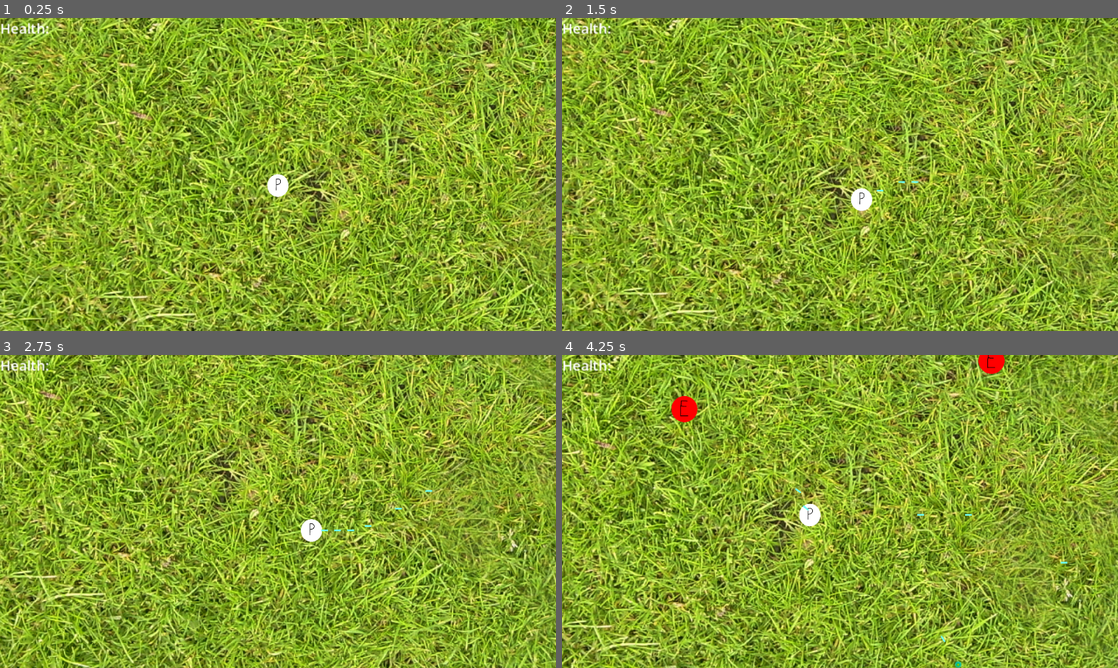
Above: before the commit, frames 1-4 (two rows, left to right).
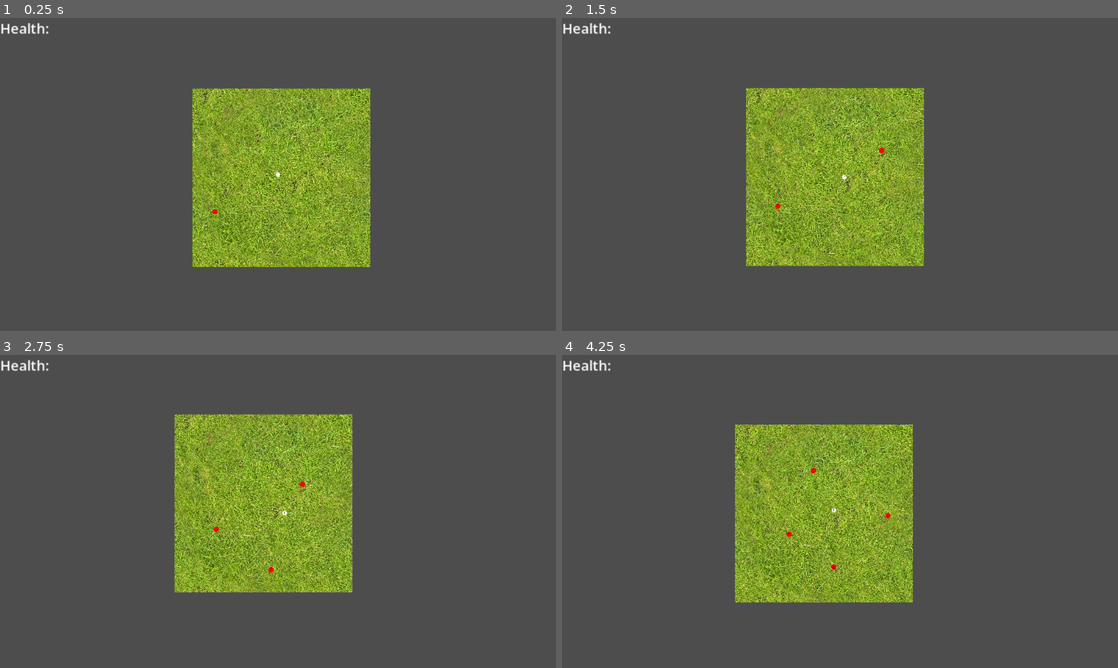
Above: after the commit, the same moments.

Repository: Josephisgr8/simple-survivors
Game: Godot game, scene res://Scenes/game.tscn
The game is run twice, just before and just after one commit, with the same random seed, the same clock (stepped at 60 frames per second) and the same inputs.
Inputs:
- Up to frame 1 (0.25 s): no input
- Up to frame 2 (1.5 s): tap Enter at 0.5 s; hold D (Right) 0.53-1.28 s; hold S (Down) from 1.28 s (still down)
- Up to frame 3 (2.75 s): release S (Down) at 2.03 s; hold D (Right) from 2.03 s (still down)
- Up to frame 4 (4.25 s): release D (Right) at 2.78 s; hold W (Up) 2.78-3.53 s; hold A (Left) from 3.53 s (still down)

The runs differ from the first frame. In frame 1, 95% of the frame differs, in the area x 0-100%, y 0-100%; in frame 2, 95%; in frame 3, 95%; in frame 4, 95%.

Commit message:
Prevented enemies from spawning too close to player.
Enemies now check if they will spawn too close to player before spawning in. Left room for multiple [nonSpawnPositions] in the future. This will need fixing with multiple nonSpawnPositions, as currently the Dictionary is cleared before updating the player's new position.

Diff:
--- a/Scenes/game.tscn
+++ b/Scenes/game.tscn
@@ -4120,12 +4120,12 @@
 
 [node name="Player" parent="." unique_id=1538371056 instance=ExtResource("2_qxrlw")]
 unique_name_in_owner = true
-position = Vector2(1084, 1095)
+position = Vector2(984, 986)
 scale = Vector2(0.5, 0.5)
 
 [node name="Camera2D" type="Camera2D" parent="Player" unique_id=1588687579]
-position = Vector2(0, -49.999878)
-zoom = Vector2(0.5, 0.5)
+position = Vector2(0, 0.00012207031)
+zoom = Vector2(0.1, 0.1)
 position_smoothing_enabled = true
 position_smoothing_speed = 2.0
 
--- a/Scripts/enemy.gd
+++ b/Scripts/enemy.gd
@@ -1,4 +1,5 @@
 extends Area2D
+class_name Enemy
 
 #signals
 signal HittingPlayer()
--- a/Scripts/enemy_manager.gd
+++ b/Scripts/enemy_manager.gd
@@ -10,8 +10,11 @@
 var enemyList: Array[Area2D]
 var maxEnemies := 5
 var enemyRespawnTimeSecs := 1.0
+var nonSpawnPositions: Dictionary[Vector2, float]
+var spawnPositionMaxDist: float = 1000
+var maxNumberOfEnemySpawnAttempts = 5
 var enemyPushoffForce := 3
-var enemyDifficultyIncreaseTimerSecs := 3
+var enemyDifficultyIncreaseTimerSecs := 10.0
 var enemyDifficultyIncreaseScale := 0.05
 var spawnGroundsX: Vector2i = Vector2i(0, 2016)
 var spawnGroundsY: Vector2i = Vector2i(0, 2016)
@@ -48,7 +51,10 @@
 
 
 #for telling each enemy the player's position
-func updateEnemyList(pos) -> void:
+func updateEnemyList(pos: Vector2, rad: float) -> void:
+	#update nonspawnlocation so enemied dont spawn near player
+	nonSpawnPositions.clear()
+	nonSpawnPositions[pos] = rad * rad
 	for enemy in enemyList:
 		enemy.updatePlayerPos(pos)
 		#also get and set push vector
@@ -66,7 +72,6 @@
 		enemy.updatePushOffset(pushOffset)
 
 func _onEnemyDifficultyIncreaseTimeElapsed():
-	print(enemySizeScale, enemySpeedMultiplier, enemyDamageMultiplier, enemyMaxHealthMult, xpValueMult)
 
 	enemySizeScale += (enemySizeScale * enemyDifficultyIncreaseScale)
 	enemySpeedMultiplier += (enemySpeedMultiplier * enemyDifficultyIncreaseScale)
@@ -74,7 +79,6 @@
 	enemyMaxHealthMult += (enemyMaxHealthMult * enemyDifficultyIncreaseScale)
 	xpValueMult += (xpValueMult * enemyDifficultyIncreaseScale)
 
-	print(enemySizeScale, enemySpeedMultiplier, enemyDamageMultiplier, enemyMaxHealthMult, xpValueMult)
 
 func findEnemyNearestPlayer(position, rng):
 	#loop through enemies and find shortest distance that is also in given range
@@ -104,11 +108,34 @@
 	enemyList.erase(enemy)
 	enemy.queue_free()
 
+func _isPositionSpawnable(pos: Vector2) -> bool:
+	for position in nonSpawnPositions:
+		if pos.distance_squared_to(position) < nonSpawnPositions[position]:
+			return false
+	return true
+
+func _getValidSpawnPosition(attempts: int):
+	for i in range(attempts):
+			#pick a random spawnAnchor
+			var spawnAnchorPosition: Vector2 = nonSpawnPositions.keys()[randi_range(0, nonSpawnPositions.size()-1)]
+			#pick random angle/dist from spawnAnchor and set as position
+			var angleFromSpawnAnchor: float = randf() * 2 * PI
+			var distSqurFromSpawnAnchor: float = randf_range(nonSpawnPositions[spawnAnchorPosition], spawnPositionMaxDist * spawnPositionMaxDist)
+			var newEnemyPosition: Vector2 = spawnAnchorPosition + (Vector2.from_angle(angleFromSpawnAnchor) * sqrt(distSqurFromSpawnAnchor))
+			#check if valid
+			if _isPositionSpawnable(newEnemyPosition):
+				return newEnemyPosition
+	return null
+
 func _checkForAndSpawnEnemy():
 	if (enemyList.size() < maxEnemies) && (enemySpawnTimer.is_stopped()):
 		#create new enemy and set stats
-		var newEnemy = EnemyBlueprint.instantiate()
-		newEnemy.global_position = Vector2i(randi_range(spawnGroundsX.x, spawnGroundsX.y), randi_range(spawnGroundsY.x, spawnGroundsY.y))
+		var newEnemy: Enemy = EnemyBlueprint.instantiate()
+		var newEnemyPosition: Variant = _getValidSpawnPosition(maxNumberOfEnemySpawnAttempts)
+		if (newEnemyPosition == null):
+			return
+
+		newEnemy.global_position = newEnemyPosition
 		newEnemy.global_scale = Vector2(enemySizeScale, enemySizeScale)
 		newEnemy.setStats(enemySpeed * enemySpeedMultiplier, enemyDamage * enemyDamageMultiplier, enemyMaxHealth * enemyMaxHealthMult, xpValue * xpValueMult)
 
--- a/Scripts/game.gd
+++ b/Scripts/game.gd
@@ -35,7 +35,7 @@
 		player.fireMissile(closestEnemy.x, closestEnemy.y)
 
 func _onReadyToUpdateEnemiesWithPlayerPos():
-	enemyManager.updateEnemyList(player.global_position)
+	enemyManager.updateEnemyList(player.global_position, player.antiSpawnRadius)
 
 func _onPlayerIsBeingHit(src, dmg):
 	player.wasHit(src, dmg)
--- a/Scripts/player.gd
+++ b/Scripts/player.gd
@@ -14,7 +14,8 @@
 var currentXP: int = 0
 var xpToLevel: int = 10
 var xpPickupRange := 100.0
-var currPlayerLevel = 1
+var currPlayerLevel: int = 1
+var antiSpawnRadius: float = 400
 
 #attack stat multipliers
 var damageMult := 1.0
@@ -48,25 +49,6 @@
 	var movementDirection = Input.get_vector("Left", "Right", "Up", "Down")
 	player_state_manager.move(movementDirection)
 
-	#old movement
-
-	#var xdirection := Input.get_axis("Left", "Right")
-	#
-	#if xdirection:
-		#
-		##velocity.x = direction * speed
-		#position.x += xdirection * speed * speedMultiplier * delta
-		#print(global_position)
-	#else:
-		#position.x -= xdirection * speed * speedMultiplier * delta
-		#
-	#
-	#var ydirection := Input.get_axis("Up", "Down")
-	#if ydirection:
-		##velocity.x = direction * speed
-		#position.y += ydirection * speed * delta
-	#else:
-		#position.y -= ydirection * speed * delta
 
 func was_hit(hitBy: Node, dmg: int) -> void:
 	if (!isInvincible):
--- a/Scripts/xp_manager.gd
+++ b/Scripts/xp_manager.gd
@@ -57,10 +57,6 @@
 		orb.queue_free()
 	xpOrbList = xpOrbList.filter(func(orb: XP_Orb): return is_instance_valid(orb) and not orb.is_queued_for_deletion())
 	xpOrbsToDelete.clear()
-		#xpOrbList.erase(orb) #CAN CAUSE BOTTLENECK IF MANY ORBS PRESENT. SWITCH TO HASHMAP DELETION IF NECESSARY.
-		#xpOrbsToDelete.erase(orb) #CAN CAUSE BOTTLENECK IF MANY ORBS PRESENT. SWITCH TO HASHMAP DELETION IF NECESSARY.
-		#if is_instance_valid(orb):
-			#orb.queue_free()
 
 func _mergeOrbs(orb1: XP_Orb, orb2: XP_Orb):
 	orb1.xpValue += orb2.xpValue
